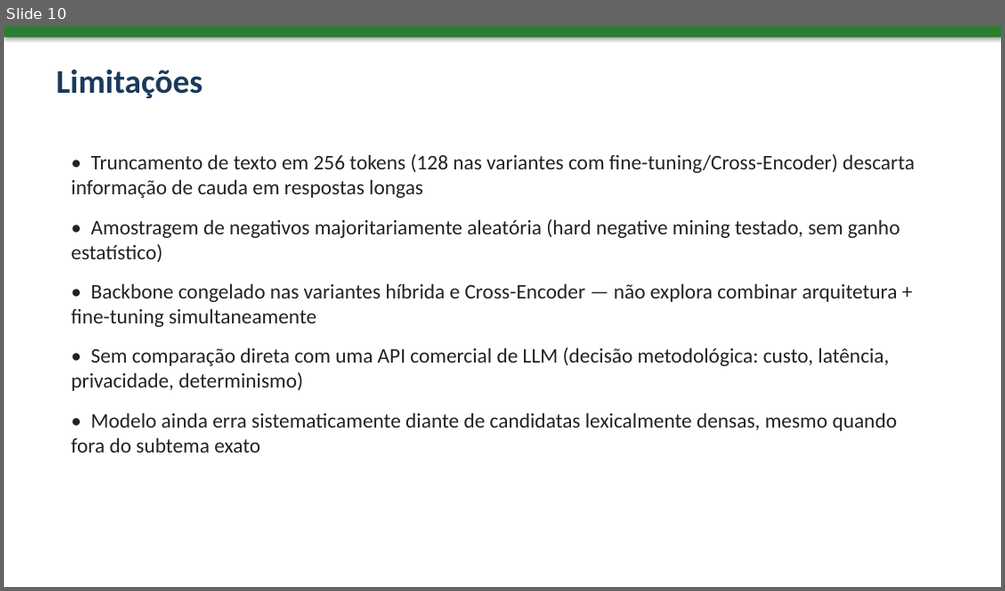
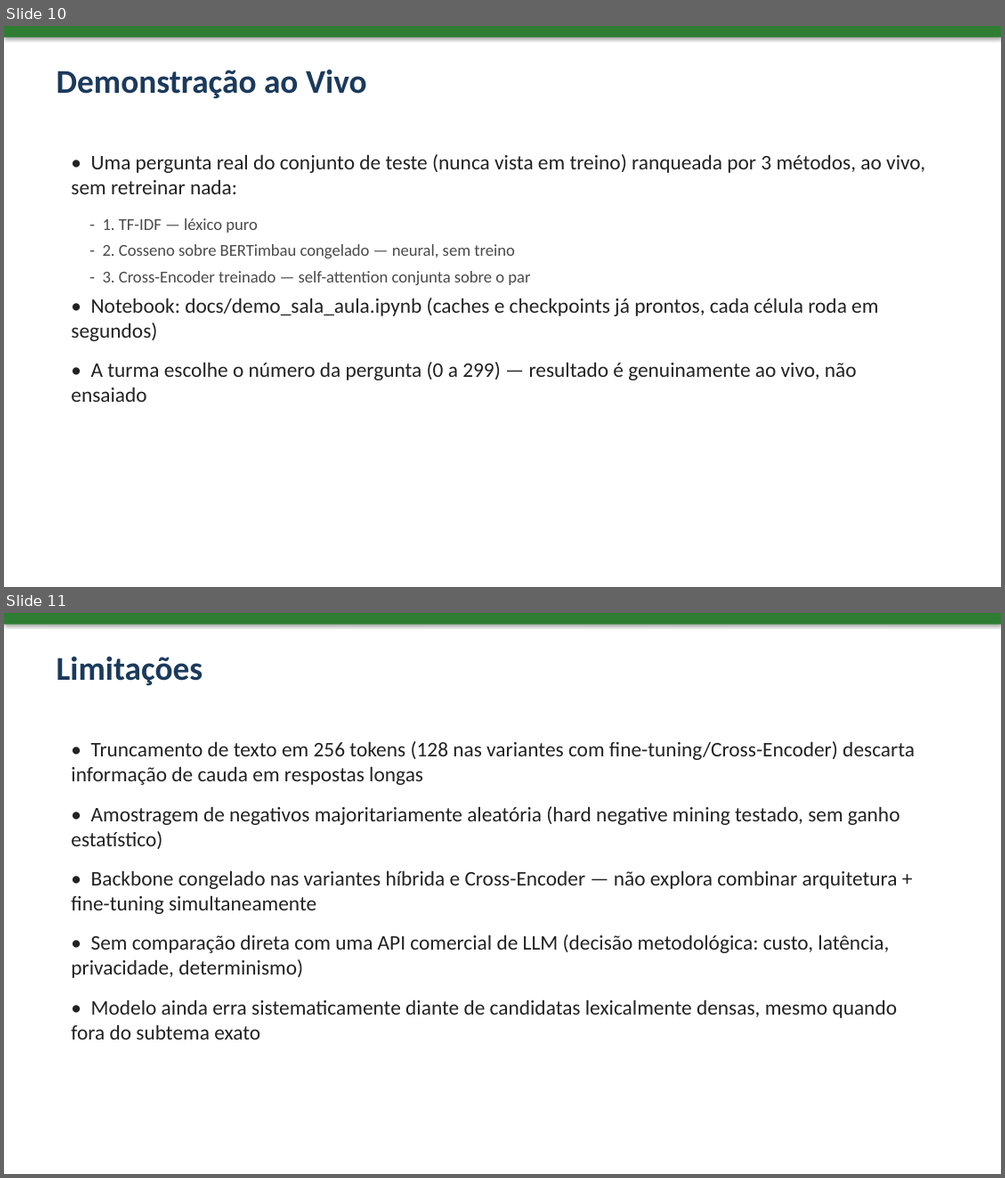
Before and after one commit to fredmartins12/AgroSele-MilkQA, a slide deck: docs/Apresentacao_AgroSele.pptx. Shown one above the other, each under a label of ours: slide 10 before the commit, slides 10 and 11 after it. The pictures are 1005x591 and 1005x1178 pixels, drawn with LibreOffice and Linux fonts; fonts in the diff are those of the drawing. Boxes give left, top, right and bottom in pixels: in the first picture for what was removed or moved away, otherwise in the second. Text is boxed around its words. In the diff, an @@ line names an element or a change of style, - is before the commit and + after.

```diff
--- a/docs/Apresentacao_AgroSele.pptx
+++ b/docs/Apresentacao_AgroSele.pptx
@@ slide 10 added at [4,26,1001,587], background #FFFFFF @@
@@ rectangle added at [4,26,1001,38], fill #2E7D32 @@
@@ text added at [57,70,367,99], 32 pt, text #1B3A5C, bold @@
+Demonstração ao Vivo
@@ text added at [71,154,925,402], 20 pt, text #222222 @@
+• Uma pergunta real do conjunto de teste (nunca vista em treino) ranqueada por 3 métodos, ao vivo, sem retreinar nada:
+- 1. TF-IDF — léxico puro
+- 2. Cosseno sobre BERTimbau congelado — neural, sem treino
+- 3. Cross-Encoder treinado — self-attention conjunta sobre o par
+• Notebook: docs/demo_sala_aula.ipynb (caches e checkpoints já prontos, cada célula roda em segundos)
+• A turma escolhe o número da pergunta (0 a 299) — resultado é genuinamente ao vivo, não ensaiado
@@ what was slide 10 is now slide 11 @@
```
Also in this commit, not shown: 1 slide changed, 7 other files.
